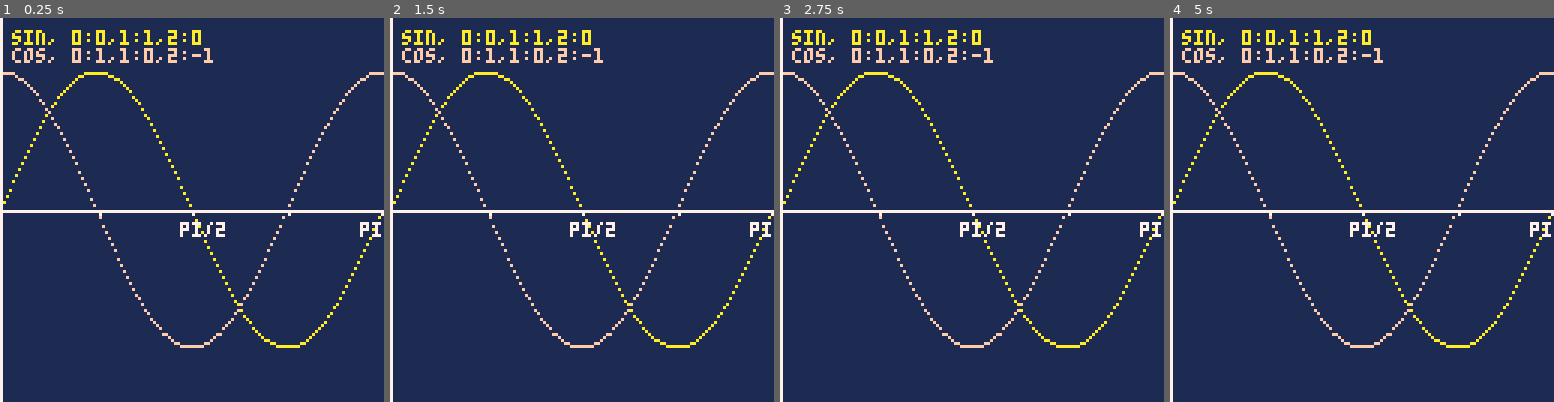
Above: before the commit, frames 1-4 (left to right).
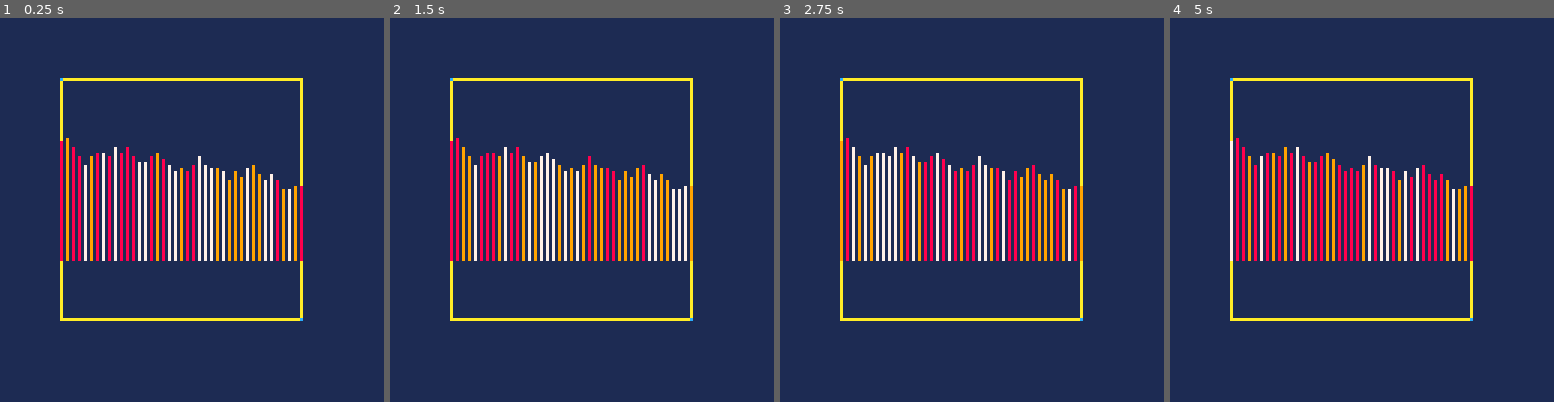
Above: after the commit, the same moments.

Repository: reyabreu/pico-8
Game: PICO-8 cartridge poc/lua-syntax.p8
Two runs of this game, one before a commit and one after it. Both use one fixed random seed, a clock stepped at 60 frames per second and the inputs below.
Inputs:
- Up to frame 1 (0.25 s): no input
- Up to frame 2 (1.5 s): no input
- Up to frame 3 (2.75 s): no input
- Up to frame 4 (5 s): no input

The runs differ from the first frame. In frame 1, 14% of the frame differs, in the area x 0-100%, y 0-100%; in frame 2, 14%; in frame 3, 14%; in frame 4, 14%.

Commit message:
folder cleanup

Diff:
--- a/myfirstgame.p8
+++ b/games/myfirstgame.p8
@@ -32,7 +32,7 @@
 00000000009009000033303000000000000000000000000000000000000000000000000000000000000000000000000000000000000000000000000000000000
 __map__
 0202020202020202020202020202020202000000000000000000000000000000000000000000000000000000000000000000000000000000000000000000000000000000000000000000000000000000000000000000000000000000000000000000000000000000000000000000000000000000000000000000000000000000
-0002020202020202020202020202020202000000000000000000000000000000000000000000000000000000000000000000000000000000000000000000000000000000000000000000000000000000000000000000000000000000000000000000000000000000000000000000000000000000000000000000000000000000
+0002020202030202020302020302020302000000000000000000000000000000000000000000000000000000000000000000000000000000000000000000000000000000000000000000000000000000000000000000000000000000000000000000000000000000000000000000000000000000000000000000000000000000
 0000000002020202020000020000020002000000000000000000000000000000000000000000000000000000000000000000000000000000000000000000000000000000000000000000000000000000000000000000000000000000000000000000000000000000000000000000000000000000000000000000000000000000
 0000000002020000020000020000020002000000000000000000000000000000000000000000000000000000000000000000000000000000000000000000000000000000000000000000000000000000000000000000000000000000000000000000000000000000000000000000000000000000000000000000000000000000
 0202000000020202020000020000020002000000000000000000000000000000000000000000000000000000000000000000000000000000000000000000000000000000000000000000000000000000000000000000000000000000000000000000000000000000000000000000000000000000000000000000000000000000
@@ -45,8 +45,9 @@
 0200000002000002000002000200000200000000000000000000000000000000000000000000000000000000000000000000000000000000000000000000000000000000000000000000000000000000000000000000000000000000000000000000000000000000000000000000000000000000000000000000000000000000
 0200000202000002000002000200000200000000000000000000000000000000000000000000000000000000000000000000000000000000000000000000000000000000000000000000000000000000000000000000000000000000000000000000000000000000000000000000000000000000000000000000000000000000
 0200000200000002020202000200000202000000000000000000000000000000000000000000000000000000000000000000000000000000000000000000000000000000000000000000000000000000000000000000000000000000000000000000000000000000000000000000000000000000000000000000000000000000
-0202020202020202020202020202020202000000000000000000000000000000000000000000000000000000000000000000000000000000000000000000000000000000000000000000000000000000000000000000000000000000000000000000000000000000000000000000000000000000000000000000000000000000
-0202020202020202020202020202020202000000000000000000000000000000000000000000000000000000000000000000000000000000000000000000000000000000000000000000000000000000000000000000000000000000000000000000000000000000000000000000000000000000000000000000000000000000
+0202020202030202020302020202020202000000000000000000000000000000000000000000000000000000000000000000000000000000000000000000000000000000000000000000000000000000000000000000000000000000000000000000000000000000000000000000000000000000000000000000000000000000
+0203020202020202020202020203020202000000000000000000000000000000000000000000000000000000000000000000000000000000000000000000000000000000000000000000000000000000000000000000000000000000000000000000000000000000000000000000000000000000000000000000000000000000
+0202020202030202020202020202020202000000000000000000000000000000000000000000000000000000000000000000000000000000000000000000000000000000000000000000000000000000000000000000000000000000000000000000000000000000000000000000000000000000000000000000000000000000
 
 
 
--- a/squashy.p8
+++ b/games/squashy.p8
@@ -23,27 +23,26 @@
 	ballx+=ballspx
 	if ballx < ballsz or ballx > 127-ballsz then
 		ballspx=-ballspx
-	 ballx=clamp(ballx,ballsz,127-ballsz)
+	 ballx=mid(ballsz,ballx,127-ballsz)
 	 sfx(0)
 	end
-
 
 	bally+=ballspy
 	if bally < ballsz then
 		ballspy=-ballspy
-	 bally=clamp(bally,0,127-ballsz)
+	 bally=mid(0,bally,127-ballsz)
 	 sfx(0)
 	end
 end
 
 function move_paddle()
 	if btn(➡️) then
-	  padx+=3
+		padx+=3
 	end
 	if btn(⬅️) then
-			padx-=3
+		padx-=3
 	end
-	padx=clamp(padx, 1, 126-padw)
+	padx=mid(1,padx,126-padw)
 end
 
 function draw_paddle()
@@ -58,7 +57,7 @@
 
 function _draw()
 	-- clear the screen
-	rectfill(0,0,127,127,scrbg)
+	cls(scrbg)
 
 	-- draw paddle
 	draw_paddle()
@@ -76,16 +75,6 @@
 		end
 	end
 end
--->8
-function clamp(value, lo, hi)
-	if value < lo then
-		return lo
-	end
-	if value > hi then
-		return hi
-	end
-	return value
-end
 
 __gfx__
 00000000000000000000000000000000000000000000000000000000000000000000000000000000000000000000000000000000000000000000000000000000
--- a/letters.p8
+++ /dev/null
@@ -1,13 +0,0 @@
-pico-8 cartridge // http://www.pico-8.com
-version 18
-__lua__
-
-__gfx__
-00000000099999500999950099999950099999950995099509999990099995000999995000000000000000000000000000000000000000000000000000000000
-00000000099999500999950099999950099999950995099509500990099995000995000000000000000000000000000000000000000000000000000000000000
-00700700099500000995000099509950000995000995099509500990099500000995000000000000000000000000000000000000000000000000000000000000
-00077000099995000999950099509950000995000995099509500990099995000999995000000000000000000000000000000000000000000000000000000000
-00077000099995000999950099999950000995000995099509999990099995000000995000000000000000000000000000000000000000000000000000000000
-00700700099500000995000099999950000995000995099509999500099500000000995000000000000000000000000000000000000000000000000000000000
-00000000099500000999950099509950000995000999999509509950099995000999995000000000000000000000000000000000000000000000000000000000
-00000000099500000999950099509950000995000999999509500995099995000999995000000000000000000000000000000000000000000000000000000000
--- a/sinewave.p8
+++ b/poc/lua-syntax.p8
@@ -1,46 +1,43 @@
 pico-8 cartridge // http://www.pico-8.com
 version 18
 __lua__
-values={}
-function _init()
- rectfill(0,0,127,127,1)
+lt={}
 
-	-- 0..1 is a full circle sweep
-	for x=0,127 do
-		pset(x,64+46*sin(x/127),10)
-		pset(x,64-46*cos(x/127),15)
-	end
-
-	line(0,64,127,64,7)
-	pset(33,65,7)
-	pset(64,65,7)
-	pset(96,65,7)
-	pset(127,65,7)
-	print("pi/2",60,68,7)
-	print("pi",120,68,7)
-	line(0,0,0,127,7)
+function rndb(lo,hi)
+	return flr(lo+rnd(hi-lo+1))
 end
 
--- pico-8 circle sweep is
--- from 0 to 1
-function _update()
-	-- sin is inverted (clockwise)
-	values.sx0=sin(0)
-	values.sx1=sin(-0.25)
-	values.sx2=sin(-0.5)
+function nline(prev)
+	return mid(20,rndb(prev-3,prev+3),40)
+end
 
-	-- cos is not inverted (anticlockwise)
-	values.cx0=cos(0)
-	values.cx1=cos(0.25)
-	values.cx2=cos(0.5)
+function _init()
+	cls(1)
+	-- set clip area
+	clip(20,20,81,81)
+
+	-- fill lines array
+ 	lt[1]=rndb(25,35)
+	for i=2,64 do -- count up
+		add(lt,nline(lt[i-1]))
+	end
 end
 
 function _draw()
- local sx0,sx1,sx2=values.sx0,values.sx1,values.sx2
-	print("sin, 0:"..sx0..",1:"..sx1..",2:"..sx2,4,4,10)
- local cx0,cx1,cx2=values.cx0,values.cx1,values.cx2
-	print("cos, 0:"..cx0..",1:"..cx1..",2:"..cx2,4,10,15)
+	-- draw border of clip area
+	rect(20,20,100,100,10)
+
+	-- draw lines
+	i=1
+	for x=0,127,2 do
+		line(x,80-lt[i],x,80,rndb(7,9))
+		i+=1
+	end
+	-- set pixels in clip bounds
+	pset(20,20,12)
+	pset(100,100,12)
 end
+
 __gfx__
 00000000000000000000000000000000000000000000000000000000000000000000000000000000000000000000000000000000000000000000000000000000
 00000000000000000000000000000000000000000000000000000000000000000000000000000000000000000000000000000000000000000000000000000000
--- a/lua-syntax.p8
+++ b/poc/movingcircle.p8
@@ -1,36 +1,48 @@
 pico-8 cartridge // http://www.pico-8.com
 version 18
 __lua__
-lt={}
+-- circle mover
+-- by reynaldo
+local player
 
-function rndb(l,h)
-	return l+flr(rnd(h-l))
+function _init()
+	player={
+		x=64,
+		y=64,
+		speed=5,
+		radius=3,
+		color=10,
+		update=function(self)
+			local dx=0
+			local dy=0
+			local k=1
+
+			if (btn(⬅️)) dx-=1
+			if (btn(➡️)) dx+=1
+			if (btn(⬆️)) dy-=1
+			if (btn(⬇️)) dy+=1
+
+			if (dx~=0 and dy~=0) k=0.707
+
+			self.x=mid(self.radius,self.x+dx*flr(k*self.speed),127-self.radius)
+			self.y=mid(self.radius,self.y+dy*flr(k*self.speed),127-self.radius)
+		end,
+		draw=function(self)
+			circfill(self.x,self.y,self.radius,self.color)
+		end
+	}
 end
 
-function nline(pr)
-	return mid(20,rndb(pr-3,pr+3),40)
+function _update()
+	cls(1)
+	player:update()
 end
 
-function _init()
- cls(1)
-	-- fill lines array
- lt[1]=rndb(25,35)
-	for i=2,64 do -- count up
-			add(lt,nline(lt[i-1]))
-	end
-	-- set clip area
-	clip(20,20,81,81)
-	-- draw lines
-	i=1
-	for x=0,127,2 do
-		line(x,80-lt[i],x,80,8)
-		i+=1
-	end
-	rect(20,20,100,100,10)
-	--set pixel in clip bounds
-	pset(20,20,12)
-	pset(100,100,12)
+function _draw()
+	player:draw()
+	print("x,y:"..player.x.." "..player.y,4,4,9)
 end
+
 __gfx__
 00000000000000000000000000000000000000000000000000000000000000000000000000000000000000000000000000000000000000000000000000000000
 00000000000000000000000000000000000000000000000000000000000000000000000000000000000000000000000000000000000000000000000000000000
--- a/movingcircle.p8
+++ b/poc/sinewave.p8
@@ -1,64 +1,47 @@
 pico-8 cartridge // http://www.pico-8.com
 version 18
 __lua__
--- circle mover
--- by reynaldo
+
+local values={}
 
 function _init()
-	make_player()
+ 	cls(1)
+
+	-- 0..1 is a half circle sweep (0..pi)
+	for x=0,128 do
+		pset(x,64+46*sin(x/128),10)
+		pset(x,64-46*cos(x/128),15)
+	end
+
+	line(0,64,127,64,7)
+	pset(33,65,7)
+	pset(64,65,7)
+	pset(96,65,7)
+	pset(127,65,7)
+	print("pi/2",60,68,7)
+	print("pi",120,68,7)
+	line(0,0,0,127,7)
 end
 
+-- pico-8 circle sweep is
+-- from 0 to 1
 function _update()
-	cls()
-	move_player()
+	-- sin is inverted (clockwise)
+	values.sx0=sin(0)
+	values.sx1=sin(-0.25) -- pi/2
+	values.sx2=sin(-0.5)  -- pi
+
+	-- cos is not inverted (anticlockwise)
+	values.cx0=cos(0)
+	values.cx1=cos(0.25) -- pi/2
+	values.cx2=cos(0.5)  -- pi
 end
 
 function _draw()
-	draw_player()
-	log_player()
-end
--->8
---player
-p={} --global
-
-function make_player()
-	p.x=64	p.y=64
-	p.speed=5
-	p.radius=2
-	p.last={p.x,p.y}
-end
-
-function move_player()
- local dx=0
- local dy=0
- local k=1
-
-	if (btn(⬅️)) dx-=1
-	if (btn(➡️)) dx+=1
-	if (btn(⬆️)) dy-=1
-	if (btn(⬇️)) dy+=1
-
-	if (dx~=0 and dy~=0) k=0.707
-
-	p.last[0]=p.x	p.last[1]=p.y
-
-	p.x=clamp(p.x+dx*flr(k*p.speed),p.radius,127-p.radius)
-	p.y=clamp(p.y+dy*flr(k*p.speed),p.radius,127-p.radius)
-end
-
-function draw_player()
-	circfill(p.x,p.y,p.radius,7)
-end
--->8
---utilities
-function clamp(value,vmin,vmax)
-	if (value>vmax) return vmax
-	if (value<vmin) return vmin
-	return value
-end
-
-function log_player()
-	print("x,y:"..p.x.." "..p.y,4,4,9)
+	local sx0,sx1,sx2=values.sx0,values.sx1,values.sx2
+	print("sin, 0:"..sx0..",1:"..sx1..",2:"..sx2,4,4,10)
+ 	local cx0,cx1,cx2=values.cx0,values.cx1,values.cx2
+	print("cos, 0:"..cx0..",1:"..cx1..",2:"..cx2,4,10,15)
 end
 __gfx__
 00000000000000000000000000000000000000000000000000000000000000000000000000000000000000000000000000000000000000000000000000000000
Renamed: breakout.p8 -> games/breakout.p8
Renamed: cavediver.p8 -> games/cavediver.p8
Renamed: lander.p8 -> games/lander.p8
Renamed: sharkwars.p8 -> games/sharkwars.p8
Renamed: sushigirl.p8 -> games/sushigirl.p8
Renamed: ball_gun.p8 -> poc/ball_gun.p8
Renamed: bouncyball.p8 -> poc/bouncyball.p8
Renamed: test.p8 -> poc/test.p8
Renamed: yellowcircle.p8 -> poc/yellowcircle.p8
